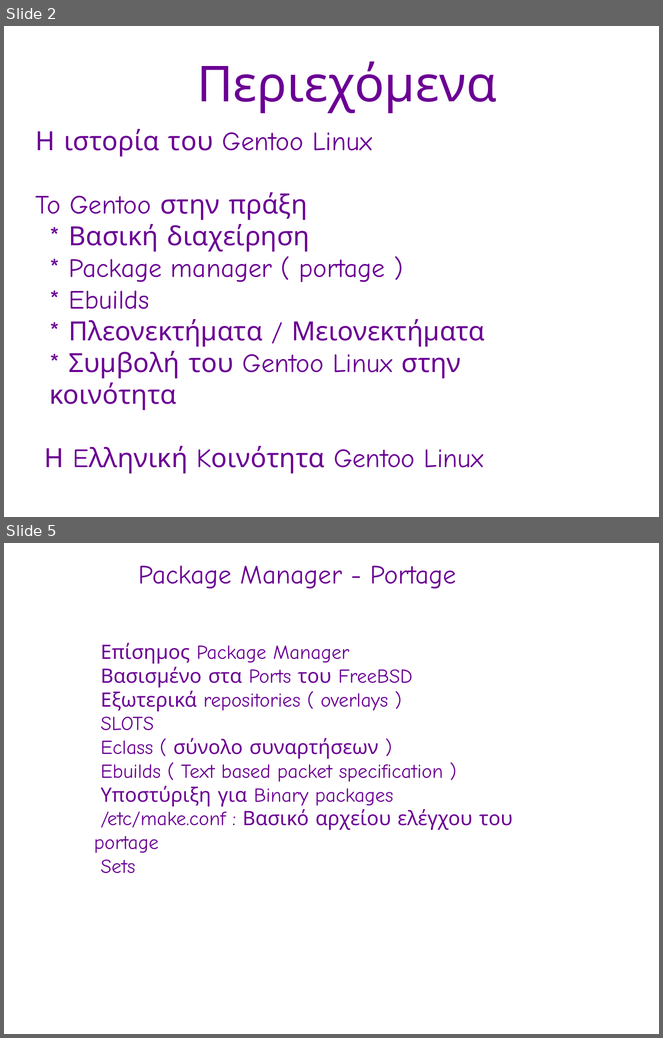
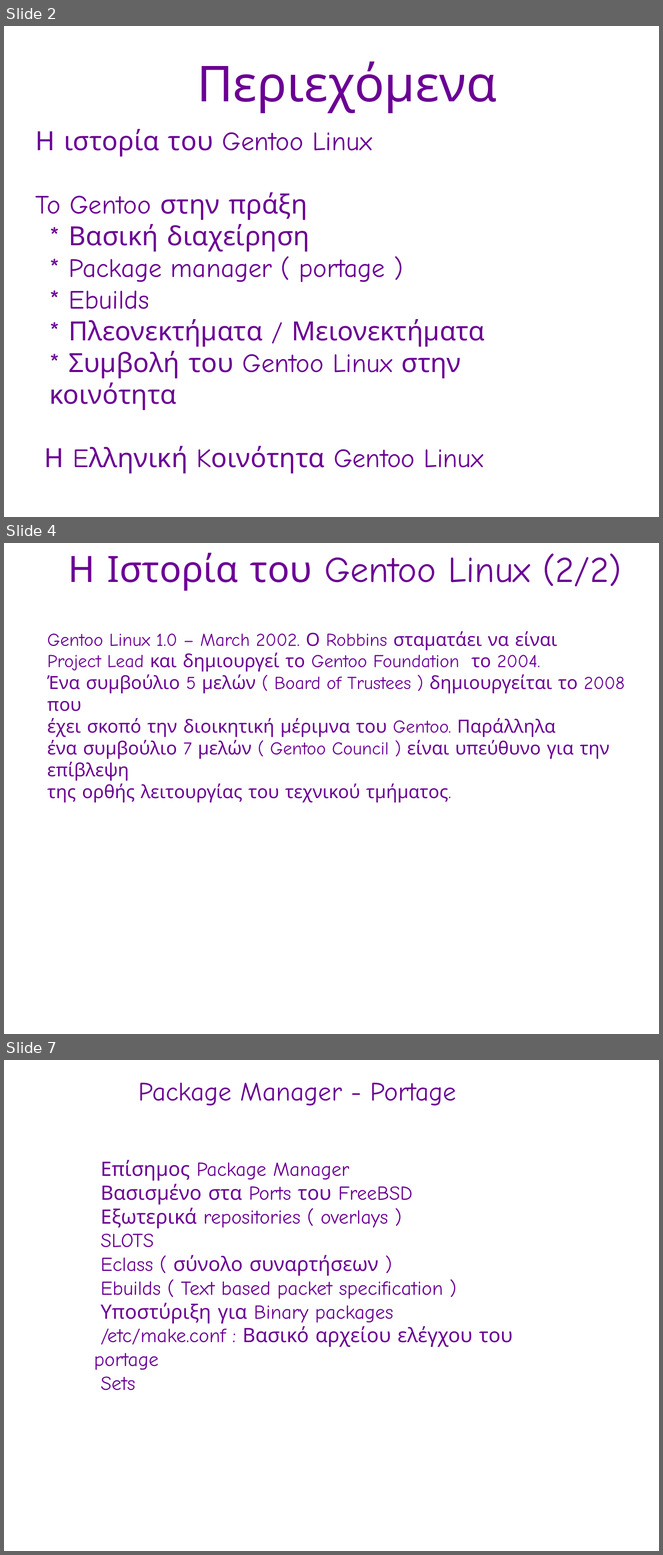
Before and after one commit to gentoo-el/presentations, a slide deck: fosscom-2010_pres.odp. Shown one above the other, each under a label of ours: slides 2 and 5 before the commit, slides 2, 4 and 7 after it; the slides between them are not shown. The pictures are 663x1038 and 663x1555 pixels, drawn with LibreOffice and Linux fonts; fonts in the diff are those of the drawing; background and template pictures are left out. Boxes give left, top, right and bottom in pixels: in the first picture for what was removed or moved away, otherwise in the second. Text is boxed around its words. In the diff, an @@ line names an element or a change of style, - is before the commit and + after.

Commit message:
Updated
* Split pages
* Upstream referense
* Gentoo-el
* Conclusion

```diff
--- a/fosscom-2010_pres.odp
+++ b/fosscom-2010_pres.odp
@@ slide 4 added at (4,543,659,1034), background picture (left out) @@
@@ text added at (68,552,622,591), 44 pt, text #6B0094 @@
+Η Ιστορία του Gentoo Linux (2/2)
@@ text added at (47,631,625,803), 22 pt, text #6B0094 @@
+● Gentoo Linux 1.0 – March 2002. Ο Robbins σταματάει να είναι
+● Project Lead και δημιουργεί το Gentoo Foundation το 2004.
+● Ένα συμβούλιο 5 μελών ( Board of Trustees ) δημιουργείται το 2008 που
+● έχει σκοπό την διοικητική μέριμνα του Gentoo. Παράλληλα
+● ένα συμβούλιο 7 μελών ( Gentoo Council ) είναι υπεύθυνο για την επίβλεψη
+● της ορθής λειτουργίας του τεχνικού τμήματος.
@@ what was slide 5 is now slide 7 @@
```
Also in this commit, not shown: 3 slides changed, 5 other slides added.
